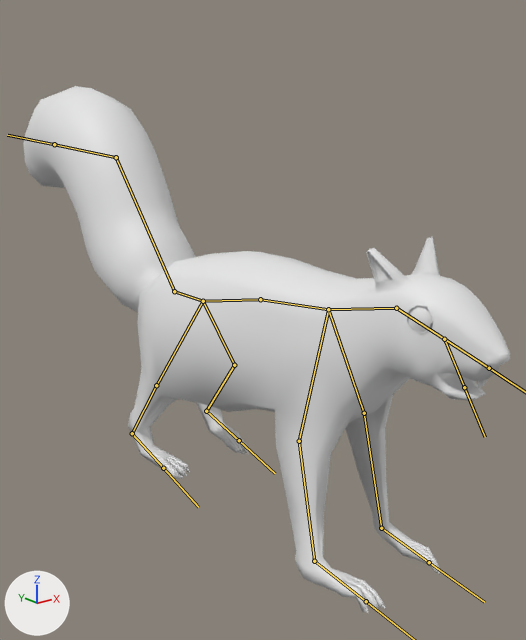
An edit to the FBX model IndieGameUnity/Assets/Models/characters/animals/squirrel.fbx, drawn before and after from the same camera.
One viewpoint serves both versions: a camera (50 mm lens) standing at (-1.87, -2.35, 1.2) and looking at (0.2, 0.23, 0.17). The lights are fixed; the arrows at lower left show +X, +Y and +Z. The bones that bend it are drawn over the model as lines.
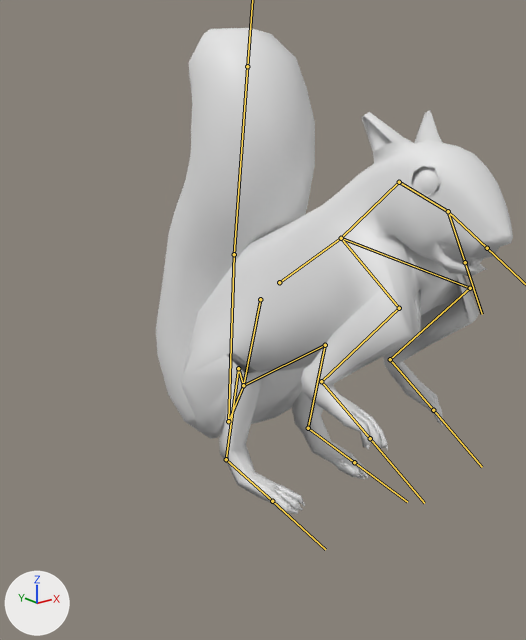
The newer file adds an action. The first version stands in its rest pose; the second is drawn at frame 12 of the action 'Armature|PoseStreach'.

Location of each change, (x1, y1, x2, y2) in pixels of the pictures (526 x 640 px):
'Cube', posed (26% narrower, 8% shorter)
    before: (24, 86, 510, 613)
    after: (156, 28, 513, 515)
bone 'upper', root to tip
    before: (260, 299) to (328, 309)
    after: (279, 282) to (341, 238)
bone 'head', root to tip
    before: (396, 308) to (444, 339)
    after: (399, 182) to (448, 211)
bone 'Bone.003', root to tip
    before: (444, 339) to (489, 368)
    after: (448, 211) to (487, 248)
bone 'Bone.004', root to tip
    before: (444, 339) to (464, 387)
    after: (448, 211) to (465, 262)
bone 'Bone.005', root to tip
    before: (328, 309) to (364, 413)
    after: (341, 238) to (470, 288)
bone 'Bone.006', root to tip
    before: (364, 413) to (381, 528)
    after: (470, 288) to (390, 359)
bone 'Bone.007', root to tip
    before: (381, 528) to (429, 562)
    after: (390, 359) to (433, 410)
bone 'Bone.008', root to tip
    before: (328, 309) to (299, 441)
    after: (341, 238) to (399, 308)
bone 'Bone.009', root to tip
    before: (299, 441) to (314, 561)
    after: (399, 308) to (321, 381)
bone 'Bone.010', root to tip
    before: (314, 561) to (366, 601)
    after: (321, 381) to (370, 438)
bone 'lower', root to tip
    before: (260, 299) to (203, 301)
    after: (260, 299) to (243, 385)
bone 'Bone.012', root to tip
    before: (203, 301) to (234, 365)
    after: (243, 385) to (325, 345)
bone 'Bone.013', root to tip
    before: (234, 365) to (206, 411)
    after: (325, 345) to (308, 428)
bone 'Bone.014', root to tip
    before: (206, 411) to (239, 440)
    after: (308, 428) to (354, 462)
bone 'Bone.015', root to tip
    before: (203, 301) to (156, 385)
    after: (243, 385) to (238, 368)
bone 'Bone.016', root to tip
    before: (156, 385) to (132, 433)
    after: (238, 368) to (226, 459)
bone 'Bone.017', root to tip
    before: (132, 433) to (163, 468)
    after: (226, 459) to (272, 501)
bone 'Bone.019', root to tip
    before: (174, 291) to (116, 157)
    after: (228, 421) to (234, 254)
bone 'Bone.020', root to tip
    before: (116, 157) to (54, 144)
    after: (234, 254) to (247, 66)

The change, as a list of edits to the scene's bpy script:
```text
Change bone_upper:
    where bone_upper = bpy.data.objects['Armature'].pose.bones['upper']
    bone_upper.location: (0.0, 0.0, 0.0) -> (0.0, 0.137, -0.083)
    bone_upper.rotation_quaternion: (1.0, 0.0, 0.0, 0.0) -> (0.972, -0.236, 0.0, 0.0)  # degrees (0, 0, 0) -> degrees (-27, 0, 0)
Change bone_head:
    where bone_head = bpy.data.objects['Armature'].pose.bones['head']  # child of 'Bone.001'
    bone_head.rotation_quaternion: (1.0, 0.0, 0.0, 0.0) -> (0.965, 0.262, 0.0, 0.0)  # degrees (0, 0, 0) -> degrees (30, 0, 0)
Change bone_bone_003:
    where bone_bone_003 = bpy.data.objects['Armature'].pose.bones['Bone.003']  # child of 'head'
    bone_bone_003.rotation_quaternion: (1.0, 0.0, 0.0, 0.0) -> (0.994, 0.089, -0.049, 0.025)  # degrees (0, 0, 0) -> degrees (10, -6, 2)
Change bone_bone_004:
    where bone_bone_004 = bpy.data.objects['Armature'].pose.bones['Bone.004']  # child of 'head'
    bone_bone_004.rotation_quaternion: (1.0, 0.0, 0.0, 0.0) -> (0.999, -0.004, -0.025, 0.033)  # degrees (0, 0, 0) -> degrees (-1, -3, 4)
Change bone_bone_005:
    where bone_bone_005 = bpy.data.objects['Armature'].pose.bones['Bone.005']  # child of 'upper'
    bone_bone_005.rotation_quaternion: (1.0, 0.0, 0.0, 0.0) -> (0.936, -0.331, -0.121, 0.0)  # degrees (0, 0, 0) -> degrees (-39, -13, 5)
Change bone_bone_006:
    where bone_bone_006 = bpy.data.objects['Armature'].pose.bones['Bone.006']  # child of 'Bone.005'
    bone_bone_006.rotation_quaternion: (1.0, 0.0, 0.0, 0.0) -> (0.463, 0.885, 0.035, 0.0)  # degrees (0, 0, 0) -> degrees (125, 2, 4)
Change bone_bone_007:
    where bone_bone_007 = bpy.data.objects['Armature'].pose.bones['Bone.007']  # child of 'Bone.006'
    bone_bone_007.rotation_quaternion: (1.0, 0.0, 0.0, 0.0) -> (0.965, -0.261, 0.02, 0.0)  # degrees (0, 0, 0) -> degrees (-30, 2, -1)
Change bone_bone_008:
    where bone_bone_008 = bpy.data.objects['Armature'].pose.bones['Bone.008']  # child of 'upper'
    bone_bone_008.rotation_quaternion: (1.0, 0.0, 0.0, 0.0) -> (0.94, -0.316, 0.129, 0.0)  # degrees (0, 0, 0) -> degrees (-38, 14, -5)
Change bone_bone_009:
    where bone_bone_009 = bpy.data.objects['Armature'].pose.bones['Bone.009']  # child of 'Bone.008'
    bone_bone_009.rotation_quaternion: (1.0, 0.0, 0.0, 0.0) -> (0.477, 0.879, 0.0, 0.0)  # degrees (0, 0, 0) -> degrees (123, 0, 0)
Change bone_bone_010:
    where bone_bone_010 = bpy.data.objects['Armature'].pose.bones['Bone.010']  # child of 'Bone.009'
    bone_bone_010.rotation_quaternion: (1.0, 0.0, 0.0, 0.0) -> (0.963, -0.271, 0.0, 0.0)  # degrees (0, 0, 0) -> degrees (-31, 0, 0)
Change bone_lower:
    where bone_lower = bpy.data.objects['Armature'].pose.bones['lower']
    bone_lower.rotation_quaternion: (1.0, 0.0, 0.0, 0.0) -> (0.864, -0.503, 0.0, 0.0)  # degrees (0, 0, 0) -> degrees (-60, 0, 0)
Change bone_bone_012:
    where bone_bone_012 = bpy.data.objects['Armature'].pose.bones['Bone.012']  # child of 'lower'
    bone_bone_012.rotation_quaternion: (1.0, 0.0, 0.0, 0.0) -> (0.806, -0.52, -0.281, 0.0)  # degrees (0, 0, 0) -> degrees (-70, -27, 19)
Change bone_bone_013:
    where bone_bone_013 = bpy.data.objects['Armature'].pose.bones['Bone.013']  # child of 'Bone.012'
    bone_bone_013.rotation_quaternion: (1.0, 0.0, 0.0, 0.0) -> (0.583, 0.812, 0.0, 0.0)  # degrees (0, 0, 0) -> degrees (109, 0, 0)
Change bone_bone_014:
    where bone_bone_014 = bpy.data.objects['Armature'].pose.bones['Bone.014']  # child of 'Bone.013'
    bone_bone_014.rotation_quaternion: (1.0, 0.0, 0.0, 0.0) -> (0.982, 0.19, 0.0, 0.0)  # degrees (0, 0, 0) -> degrees (22, 0, 0)
Change bone_bone_015:
    where bone_bone_015 = bpy.data.objects['Armature'].pose.bones['Bone.015']  # child of 'lower'
    bone_bone_015.rotation_quaternion: (1.0, 0.0, 0.0, 0.0) -> (0.804, -0.496, 0.327, 0.0)  # degrees (0, 0, 0) -> degrees (-70, 32, -22)
Change bone_bone_016:
    where bone_bone_016 = bpy.data.objects['Armature'].pose.bones['Bone.016']  # child of 'Bone.015'
    bone_bone_016.rotation_quaternion: (1.0, 0.0, 0.0, 0.0) -> (0.59, 0.807, 0.0, 0.0)  # degrees (0, 0, 0) -> degrees (108, 0, 0)
Change bone_bone_017:
    where bone_bone_017 = bpy.data.objects['Armature'].pose.bones['Bone.017']  # child of 'Bone.016'
    bone_bone_017.rotation_quaternion: (1.0, 0.0, 0.0, 0.0) -> (0.98, 0.199, 0.0, 0.0)  # degrees (0, 0, 0) -> degrees (23, 0, 0)
Change bone_bone_019:
    where bone_bone_019 = bpy.data.objects['Armature'].pose.bones['Bone.019']  # child of 'Bone.018'
    bone_bone_019.rotation_quaternion: (1.0, 0.0, 0.0, 0.0) -> (0.606, 0.796, 0.0, 0.0)  # degrees (0, 0, 0) -> degrees (105, 0, 0)
Change bone_bone_020:
    where bone_bone_020 = bpy.data.objects['Armature'].pose.bones['Bone.020']  # child of 'Bone.019'
    bone_bone_020.rotation_quaternion: (1.0, 0.0, 0.0, 0.0) -> (0.902, 0.431, 0.0, 0.0)  # degrees (0, 0, 0) -> degrees (51, 0, 0)
```
